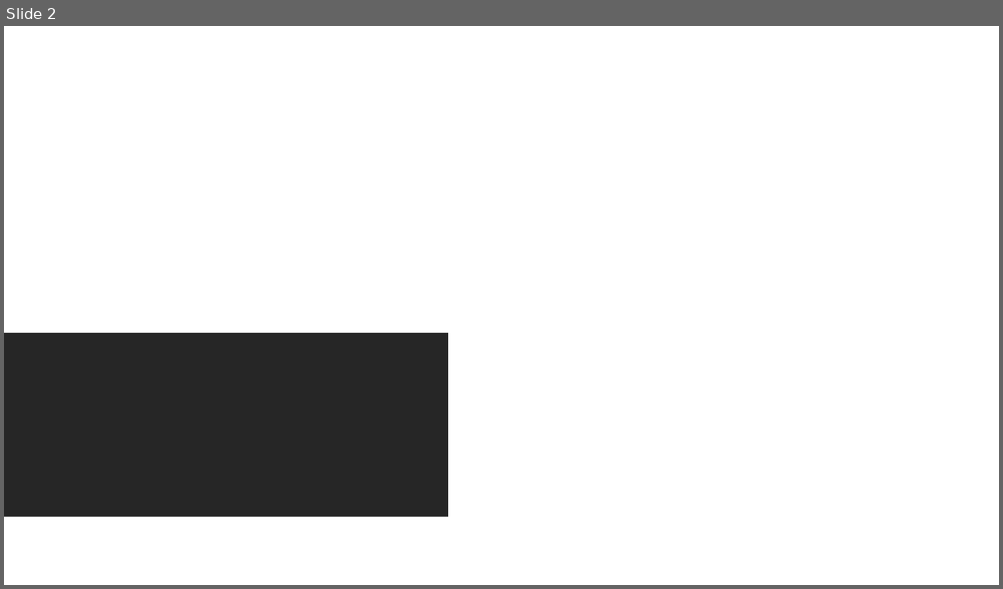
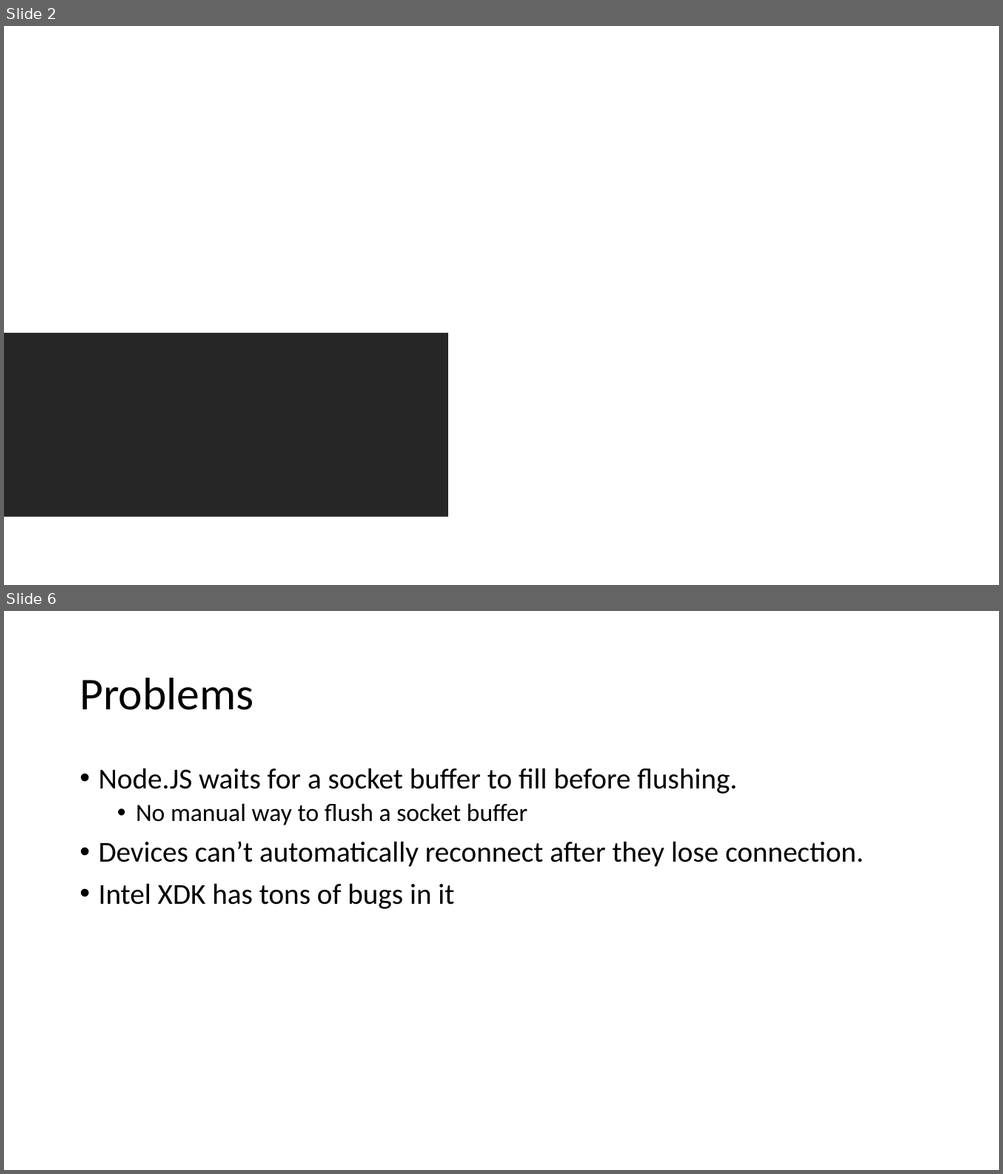
Before and after one commit to rush2sk8/Intel-Edison-PS, a slide deck: node network.pptx. Shown one above the other, each under a label of ours: slide 2 before the commit, slides 2 and 6 after it; the slides between them are not shown. The pictures are 1003x589 and 1003x1174 pixels, drawn with LibreOffice and Linux fonts; fonts in the diff are those of the drawing; background and template pictures are left out. Boxes give left, top, right and bottom in pixels: in the first picture for what was removed or moved away, otherwise in the second. Text is boxed around its words. In the diff, an @@ line names an element or a change of style, - is before the commit and + after.

```diff
--- a/node network.pptx
+++ b/node network.pptx
@@ slide 6 added at [4,611,999,1170], background #FFFFFF @@
@@ title added at [79,678,253,710], 44 pt, text #000000 @@
+Problems
@@ text added at [99,768,863,909], 28 pt, text #000000 @@
+• Node.JS waits for a socket buffer to fill before flushing.
+  • No manual way to flush a socket buffer
+• Devices can’t automatically reconnect after they lose connection.
+• Intel XDK has tons of bugs in it
```
Also in this commit, not shown: 2 slides changed, 2 other slides added, 1 slide removed.
